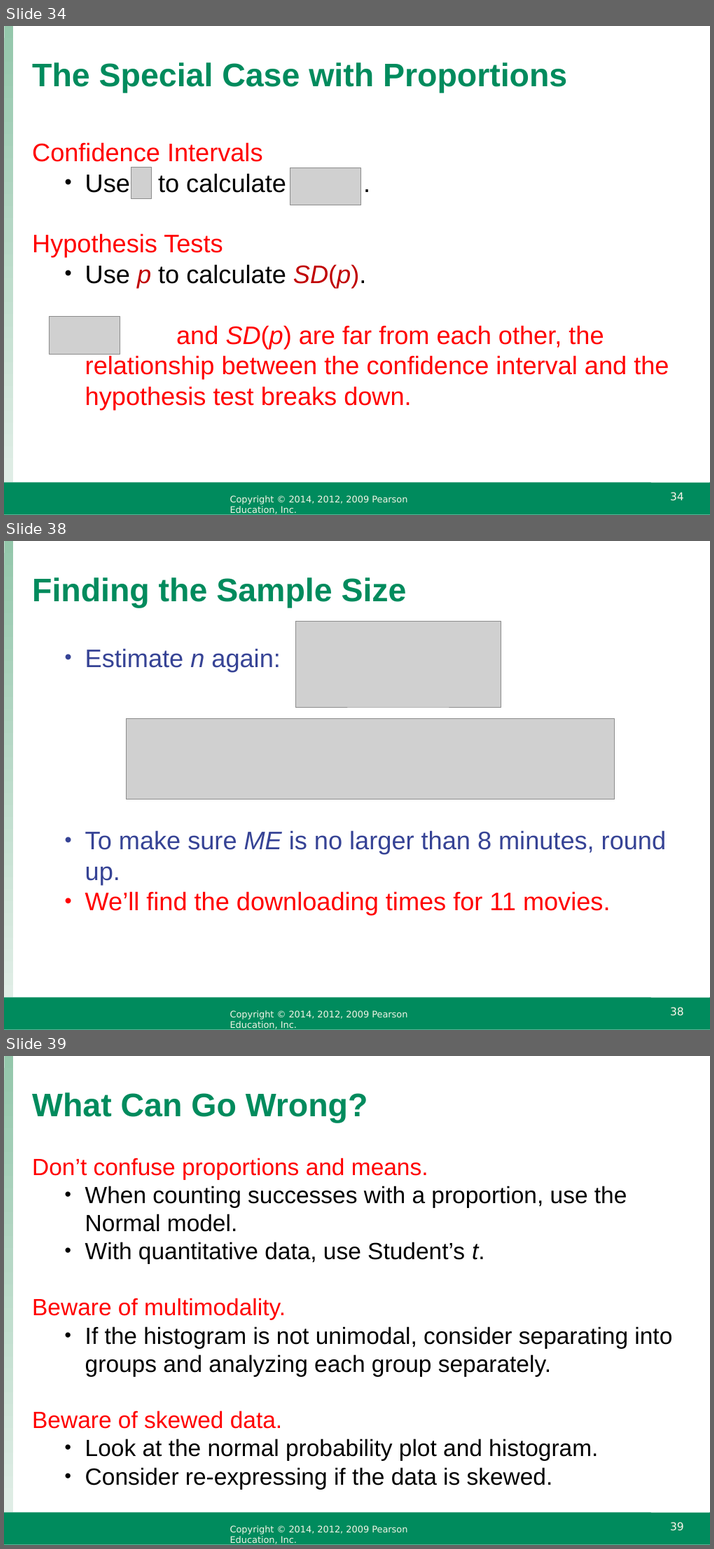
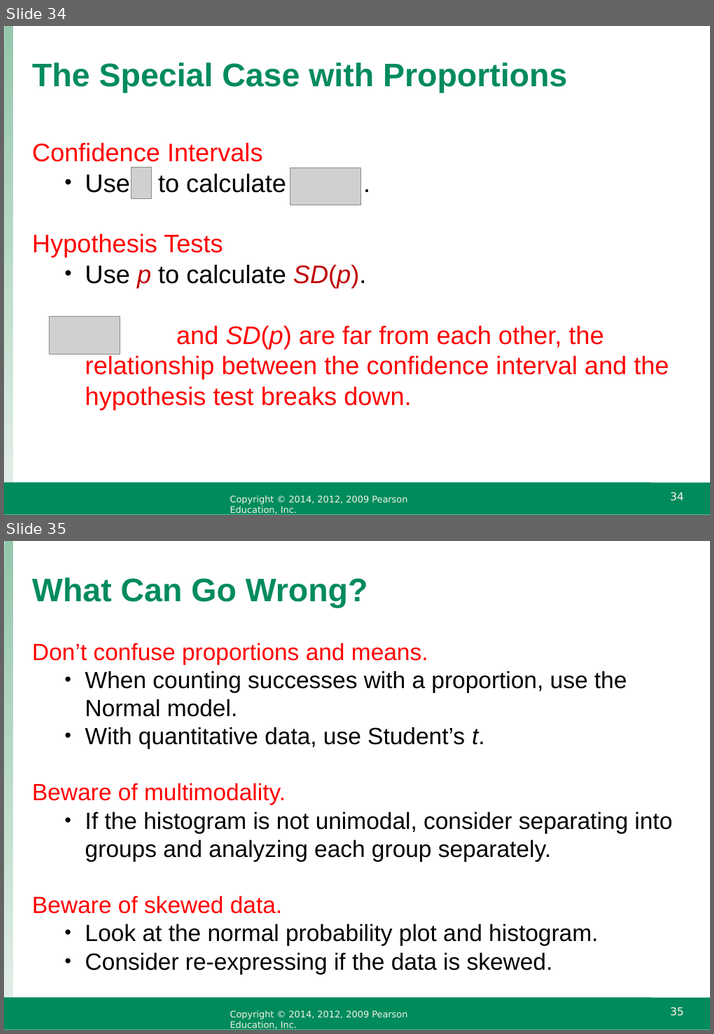
Before and after one commit to raffled/STAT111, a slide deck: week5/IS4_ppt_chapter18.odp. Shown one above the other, each under a label of ours: slides 34, 38 and 39 before the commit, slides 34 and 35 after it; the slides between them are not shown. The pictures are 714x1549 and 714x1034 pixels, drawn with LibreOffice and Linux fonts; fonts in the diff are those of the drawing; grey boxes stand for pictures; background and template pictures are left out. Boxes give left, top, right and bottom in pixels: in the first picture for what was removed or moved away, otherwise in the second. Text is boxed around its words. In the diff, an @@ line names an element or a change of style, - is before the commit and + after.

```diff
--- a/week5/IS4_ppt_chapter18.odp
+++ b/week5/IS4_ppt_chapter18.odp
@@ slide 38 removed at (4,541,710,1030), background #FFFFFF; not listed: 5 template elements that a slide beside it also shows @@
@@ title removed at (32,577,406,608) @@
-Finding the Sample Size
@@ picture removed at (295,621,500,707) @@
@@ text removed at (85,648,666,915) @@
-  • Estimate n again:
-  • To make sure ME is no larger than 8 minutes, round up.
-  • We’ll find the downloading times for 11 movies.
@@ picture removed at (126,719,613,799) @@
@@ what was slide 39 is now slide 35 @@
@@ page number at (670,1006,684,1016): text changed @@
-39
+35
```
Also in this commit, not shown: 3 slides changed, 3 other slides removed, 5 other files.
